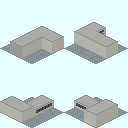
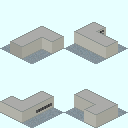
Layer changes from the first 128 × 128 image to the second:
painted on "Subway_Station_Gateway_Single_S-EV.png" over [left=22, top=89, right=106, bottom=111]
